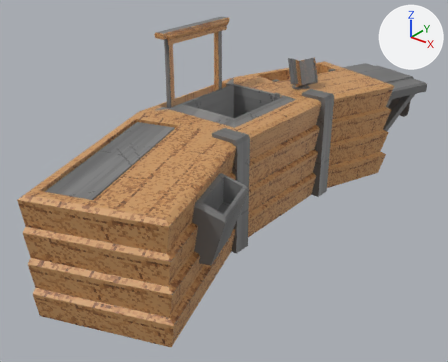
Before and after pictures for a commit that changed the Blender file Blender/B_CookingStation.blend.
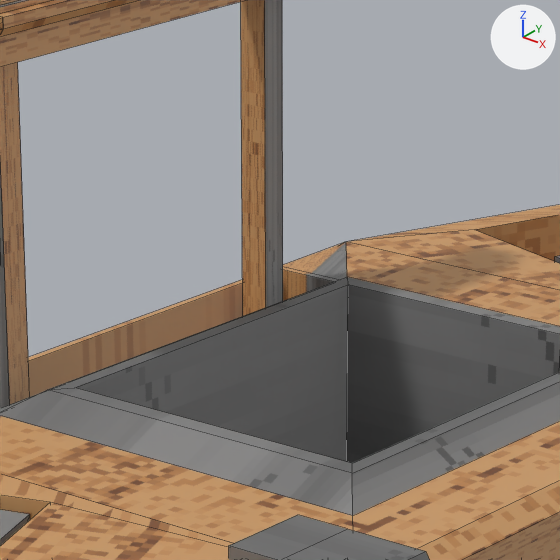
Old and new are each drawn whole from a camera (50 mm lens) standing at (6.6, -8.64, 5.72) and looking at (0.24, -0.69, 0.78) and again close up on the part from 38% to 61% of the width and 9% to 38% of the height. The lights are fixed; the arrows at upper right show +X, +Y and +Z. The older version's two pictures come first. The close-ups show mesh edges as thin lines.

The older version as bpy lines, for what is in view:
```python
me_cube = bpy.data.meshes.new('Cube')
me_cube.from_pydata(...)  # 748 vertices, 679 faces; spans x -1.23..2.1, y -4.7..4.73, z 0.0..3.33
# faces by material slot: [671, 8]
me_cube.materials.append(mat_cookingstation)  # picture img_t_woodandsteel_png
me_cube.materials.append(mat_cookingstation_001)  # picture img_t_woodandsteel_png_001
ob_cookingstationmesh = bpy.data.objects.new('CookingStationMesh', me_cube)
ob_cookingstationmesh.location = (0.0, 0.0, 0.0)
```
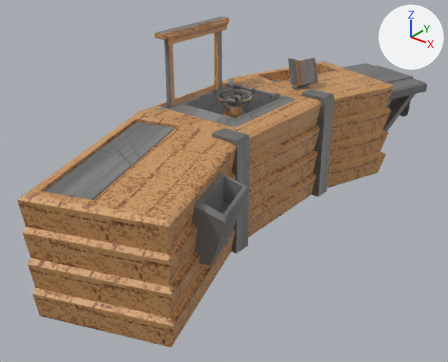
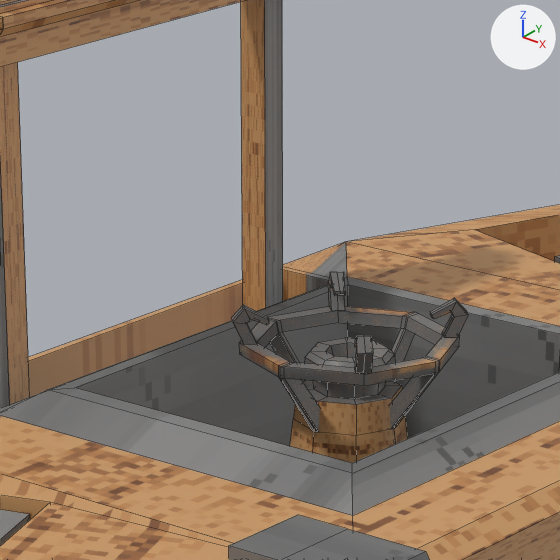
Edits to the scene script, one JSON object a line:
```json
{"block": "me_cube", "where": "# used by ob_cookingstationmesh; location = (0.0, 0.0, 0.0)"}
{"op": "remove", "block": "me_cube", "code": "me_cube.from_pydata(...)  # 748 vertices, 679 faces; spans x -1.23..2.1, y -4.7..4.73, z 0.0..3.33"}
{"op": "add", "block": "me_cube", "code": "me_cube.from_pydata(...)  # 1037 vertices, 959 faces; spans x -1.23..2.1, y -4.7..4.73, z 0.0..3.33"}
{"block": "me_cube", "change": "me_cube part 1: a new loose piece of 90 vertices spanning x -0.37..0.23, y -0.3..0.3, z 1.0..2.13, in mat_cookingstation (picture img_t_woodandsteel_png)"}
{"block": "me_cube", "change": "me_cube part 2: a new loose piece of 88 vertices spanning x -0.45..0.3, y -0.37..0.37, z 1.9..2.17, in mat_cookingstation (picture img_t_woodandsteel_png)"}
{"block": "me_cube", "change": "me_cube part 3: a new loose piece of 27 vertices spanning x 0.11..0.23, y -0.3..-0.18, z 2.17..2.3, in mat_cookingstation (picture img_t_woodandsteel_png)"}
{"block": "me_cube", "change": "me_cube part 4: a new loose piece of 27 vertices spanning x 0.11..0.23, y 0.18..0.3, z 2.17..2.3, in mat_cookingstation (picture img_t_woodandsteel_png)"}
{"block": "me_cube", "change": "me_cube part 5: a new loose piece of 27 vertices spanning x -0.37..-0.25, y 0.18..0.3, z 2.17..2.3, in mat_cookingstation (picture img_t_woodandsteel_png)"}
{"block": "me_cube", "change": "me_cube part 6: a new loose piece of 27 vertices spanning x -0.37..-0.25, y -0.3..-0.18, z 2.17..2.3, in mat_cookingstation (picture img_t_woodandsteel_png)"}
{"block": "me_cube", "change": "other edits to the shape of me_cube do not show in these pictures"}
```

What differs and where, as boxes [x1, y1, x2, y2] in the close-ups (560 x 560 px):
```json
{"part": 1, "of": "me_cube", "change": "added", "after": [290, 338, 408, 463]}
{"part": 2, "of": "me_cube", "change": "added", "after": [239, 306, 460, 432]}
{"part": 3, "of": "me_cube", "change": "added", "after": [355, 336, 373, 373]}
{"part": 4, "of": "me_cube", "change": "added", "after": [430, 298, 468, 338]}
{"part": 5, "of": "me_cube", "change": "added", "after": [328, 272, 345, 311]}
{"part": 6, "of": "me_cube", "change": "added", "after": [232, 305, 269, 345]}
```
